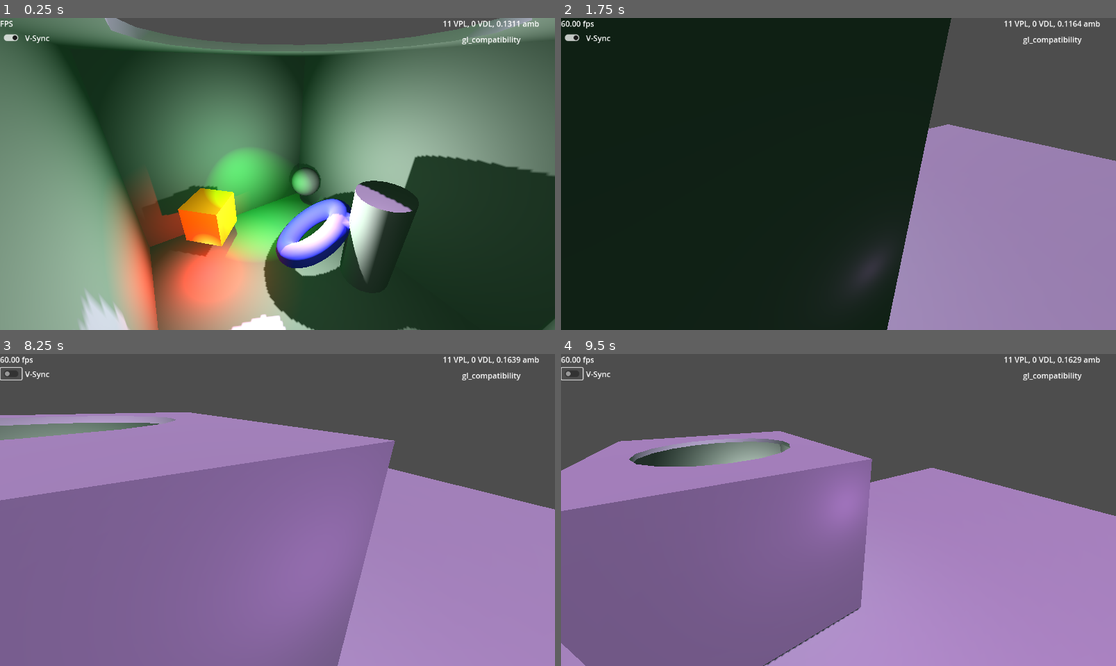
Above: before the commit, frames 1-4 (two rows, left to right).
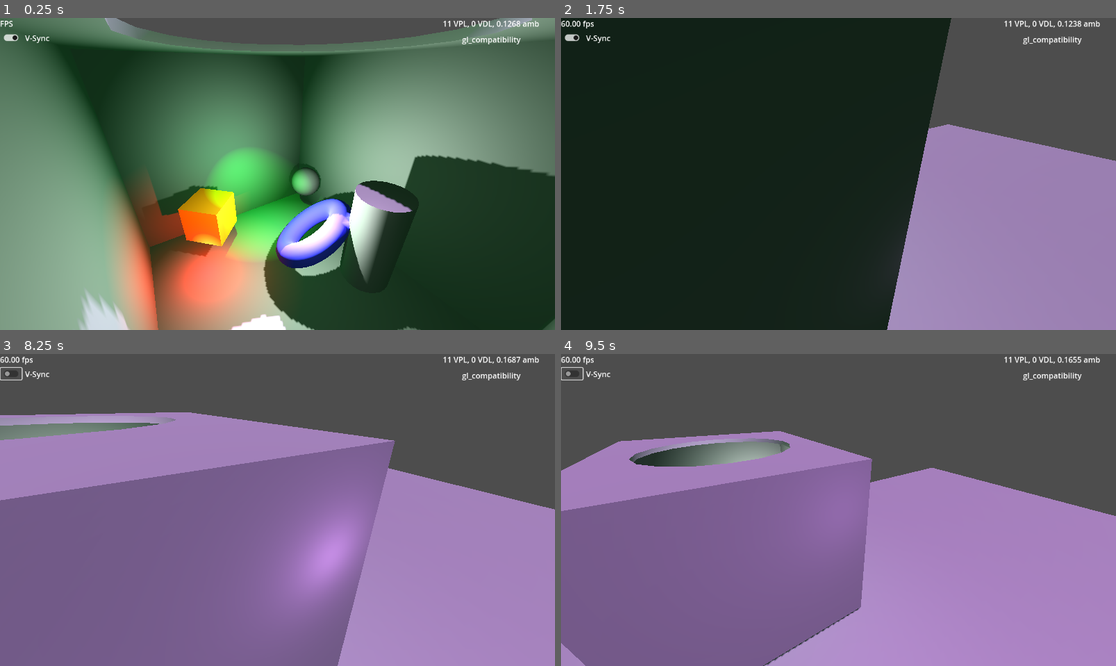
Above: after the commit, the same moments.

Repository: GregPickering/O1S_FauxGI
Game: Godot game, scene res://Scenes/scene_3d.tscn
Two runs of this game, one before a commit and one after it. Both use one fixed random seed, a clock stepped at 60 frames per second and the inputs below.
Inputs (mouse positions are in pixels of both pictures, inside the frame that each line leads up to):
- Up to frame 1 (0.25 s): no input
- Up to frame 2 (1.75 s): tap Enter at 0.5 s; move the mouse to (960, 158) at 0.52 s; hold D 0.53-1.25 s; tap G at 0.6 s; click (960, 158) at 0.67 s; drag from (727, 189) to (810, 236) at 1.27 s
- Up to frame 3 (8.25 s): click (11, 372) at 2 s; move the mouse to (333, 441) at 2.77 s; hold D 2.78-3.5 s; tap one key every 1.5 s from 2.85 s: E Q G E; drag from (249, 572) to (111, 463) at 3.52 s; move the mouse to (444, 556) at 4.27 s; hold A 4.28-5 s; drag from (111, 463) to (194, 432) at 5.02 s; move the mouse to (305, 510) at 5.77 s; hold S 5.78-6.5 s; click (305, 510) at 5.92 s; drag from (194, 432) to (166, 525) at 6.52 s; move the mouse to (399, 494) at 7.27 s; hold W 7.28-8 s; drag from (166, 525) to (249, 572) at 8.02 s
- Up to frame 4 (9.5 s): move the mouse to (894, 441) at 8.77 s; hold S from 8.78 s (still down); tap Q at 8.85 s

The runs differ from the first frame. In frame 1, less than 0.1% of the frame differs, in the area x 91-94%, y 0-3%; in frame 2, 0.2%; in frame 3, 1.3%, in the area x 54-94%, y 0-75%; in frame 4, less than 0.1%.

Commit message:
Can visualize VPL locations.
Can now visualize VPL locations.
Can now perform median-of-3 filtering.

Diff:
--- a/O1S_FauxGI/faux_gi.gd
+++ b/O1S_FauxGI/faux_gi.gd
@@ -47,6 +47,7 @@
 ## the colors for visualizing raycasts
 const ray_hit_color := Color.LIGHT_GREEN
 const ray_miss_color := Color.LIGHT_CORAL
+const vpl_vis_color := Color.RED
 
 @export_category( "Scene Integration" )
 ## The node containing all the lights we wish to GI-ify
@@ -64,6 +65,8 @@
 @export_range( 0.0, 100.0, 0.1 ) var percent_stable : float = 100.0
 ## Visualize the raycasts?
 @export var show_raycasts : bool = false
+## Visualize the VPLs?
+@export var show_vpls : bool = false
 
 @export_category( "Spot & Omni Lights" )
 ## How many VPLs to generate per source SpotLight3D, 1+
@@ -78,6 +81,8 @@
 			light_data_stale = true
 ## How many raycasts per VPL per _physics_process for spot and omni lights, 0+
 @export_range( 0, 100 ) var oversample : int = 8
+## Median-of-3 filtering
+@export var median_of_3 : bool = false
 ## Filter the VPLs over time (0=never update/infinite filtering, 1=instant update/no filtering)
 @export_range( 0.01, 1.0, 0.005, "exp") var temporal_filter : float = 0.5
 ## place the VPL (0=at light origin, 1=at intersection)
@@ -142,12 +147,13 @@
 enum ray_storage { energy, pos, norm, rad, color, dist_frac }
 enum renderer_type { forward_plus, mobile, gl_compatibility }
 
-# debug raycasts
+# visualize raycasts and VPL positions for debug
 var raycast_hits : PackedVector3Array = []
 var raycast_misses : PackedVector3Array = []
+var vpl_markers : PackedVector3Array = []
 @onready var draw_rays : ImmediateMesh = $RaycastDebug.mesh
 
-# are we running in the editor
+# info on how this is being used, these won't change during runtime
 var in_editor : bool = Engine.is_editor_hint()
 var render : renderer_type = renderer_type.get( RenderingServer.get_current_rendering_method() )
 
@@ -171,6 +177,7 @@
 	active_VDLs = 0
 	raycast_hits.clear()
 	raycast_misses.clear()
+	vpl_markers.clear()
 	var vis : bool = is_visible_in_tree()
 	if (bounce_gain >= 0.01) and vis:
 		# do I need to refresh all light data?
@@ -199,19 +206,24 @@
 
 	# the user may wish to display raycasts
 	draw_rays.clear_surfaces()
-	if show_raycasts:
-		if not raycast_hits.is_empty():
-			draw_rays.surface_begin( Mesh.PRIMITIVE_LINES )
-			for rce in raycast_hits:
-				draw_rays.surface_add_vertex( rce )
-			draw_rays.surface_set_color( ray_hit_color )
-			draw_rays.surface_end()
-		if not raycast_misses.is_empty():
-			draw_rays.surface_begin( Mesh.PRIMITIVE_LINES )
-			for rce in raycast_misses:
-				draw_rays.surface_add_vertex( rce )
-			draw_rays.surface_set_color( ray_miss_color )
-			draw_rays.surface_end()
+	if not raycast_hits.is_empty():
+		draw_rays.surface_begin( Mesh.PRIMITIVE_LINES )
+		for rce in raycast_hits:
+			draw_rays.surface_add_vertex( rce )
+		draw_rays.surface_set_color( ray_hit_color )
+		draw_rays.surface_end()
+	if not raycast_misses.is_empty():
+		draw_rays.surface_begin( Mesh.PRIMITIVE_LINES )
+		for rce in raycast_misses:
+			draw_rays.surface_add_vertex( rce )
+		draw_rays.surface_set_color( ray_miss_color )
+		draw_rays.surface_end()
+	if not vpl_markers.is_empty():
+		draw_rays.surface_begin( Mesh.PRIMITIVE_LINES )
+		for vplm in vpl_markers:
+			draw_rays.surface_add_vertex( vplm )
+		draw_rays.surface_set_color( vpl_vis_color )
+		draw_rays.surface_end()
 	# deactivate any VPLs that need it
 	if active_VPLs < last_active_VPLs:
 		for idx in range( active_VPLs, last_active_VPLs ):
@@ -243,6 +255,9 @@
 		environment_node.environment.ambient_light_color = base_ambient_color
 		environment_node.environment.ambient_light_energy = ambient_energy
 
+# median-of-3 filtering
+var VPL_med_1 : Dictionary[ Light3D, Dictionary ] = {}
+var VPL_med_2 : Dictionary[ Light3D, Dictionary ] = {}
 # cascaded exponential filtering
 var VPL_filt_1 : Dictionary[ Light3D, Dictionary ] = {}
 var VPL_filt_2 : Dictionary[ Light3D, Dictionary ] = {}
@@ -250,12 +265,16 @@
 
 func erase_light_data( light : Light3D ):
 	VPL_targets.erase( light )
+	VPL_med_1.erase( light )
+	VPL_med_2.erase( light )
 	VPL_filt_1.erase( light )
 	VPL_filt_2.erase( light )
 	VPL_filt_3.erase( light )
 
 func filter_and_emit_VPLs():
 	if light_data_stale:
+		VPL_med_1.clear()
+		VPL_med_2.clear()
 		VPL_filt_1.clear()
 		VPL_filt_2.clear()
 		VPL_filt_3.clear()
@@ -263,19 +282,42 @@
 	# cascaded exponential filtering
 	for light in VPL_targets:
 		if not VPL_filt_1.has( light ):
+			VPL_med_1[ light ] = VPL_targets[ light ].duplicate( true )
+			VPL_med_2[ light ] = VPL_targets[ light ].duplicate( true )
 			VPL_filt_1[ light ] = VPL_targets[ light ].duplicate( true )
 			VPL_filt_2[ light ] = VPL_targets[ light ].duplicate( true )
 			VPL_filt_3[ light ] = VPL_targets[ light ].duplicate( true )
 		for idx in VPL_targets[ light ]:
 			if not VPL_filt_1[ light ].has( idx ):
+				VPL_med_1[ light ][ idx ] = VPL_targets[ light ][ idx ].duplicate( true )
+				VPL_med_2[ light ][ idx ] = VPL_targets[ light ][ idx ].duplicate( true )
 				VPL_filt_1[ light ][ idx ] = VPL_targets[ light ][ idx ].duplicate( true )
 				VPL_filt_2[ light ][ idx ] = VPL_targets[ light ][ idx ].duplicate( true )
 				VPL_filt_3[ light ][ idx ] = VPL_targets[ light ][ idx ].duplicate( true )
 			for key in VPL_targets[ light ][ idx ]:
+				# median of 3
+				var newval = VPL_targets[ light ][ idx ][ key ]
+				if median_of_3:
+					# local copies
+					var m1 = VPL_med_1[ light ][ idx ][ key ]
+					var m2 = VPL_med_2[ light ][ idx ][ key ]
+					# update history
+					VPL_med_2[ light ][ idx ][ key ] = m1
+					VPL_med_1[ light ][ idx ][ key ] = newval
+					# filter
+					match typeof( newval ):
+						TYPE_FLOAT:
+							newval = (newval + m1 + m2 -
+								max( max( newval, m1 ), m2 ) -
+								min( min( newval, m1 ), m2 ) )
+						TYPE_VECTOR3:
+							newval = (newval + m1 + m2 -
+								newval.max( m1 ).max( m2 ) -
+								newval.min( m1 ).min( m2 ) )
 				# cascade in reverse order
 				VPL_filt_3[ light ][ idx ][ key ] = lerp(
 						VPL_filt_3[ light ][ idx ][ key ],
-						VPL_targets[ light ][ idx ][ key ],
+						newval, #VPL_targets[ light ][ idx ][ key ],
 						temporal_filter )
 				VPL_filt_2[ light ][ idx ][ key ] = lerp(
 						VPL_filt_2[ light ][ idx ][ key ],
@@ -332,6 +374,17 @@
 			avg_VPL[ ray_storage.energy ] = sum_energy
 		# just throw away the rest
 		preVPLs.resize( max_vpls )
+	# debug?
+	if show_vpls:
+		for preVPL in preVPLs:
+			var mid = to_local( preVPL[ ray_storage.pos ] )
+			var r = preVPL[ ray_storage.rad ] * 0.1
+			vpl_markers.push_back( mid + Vector3( -r,0,0 ) )
+			vpl_markers.push_back( mid + Vector3( +r,0,0 ) )
+			vpl_markers.push_back( mid + Vector3( 0,-r,0 ) )
+			vpl_markers.push_back( mid + Vector3( 0,+r,0 ) )
+			vpl_markers.push_back( mid + Vector3( 0,0,-r ) )
+			vpl_markers.push_back( mid + Vector3( 0,0,+r ) )
 	# finally add the VPLs
 	active_VPLs = 0
 	for preVPL in preVPLs:
--- a/Scenes/scene_3d.tscn
+++ b/Scenes/scene_3d.tscn
@@ -9,8 +9,8 @@
 
 [sub_resource type="Environment" id="Environment_q5cge"]
 ambient_light_source = 2
-ambient_light_color = Color(0.65167, 0.942439, 0.716874, 1)
-ambient_light_energy = 0.165498
+ambient_light_color = Color(0.682196, 0.92979, 0.744056, 1)
+ambient_light_energy = 0.149237
 tonemap_mode = 3
 volumetric_fog_density = 0.271
 
@@ -30,11 +30,11 @@
 label_node = NodePath("../UICanvas/FauxGIStatusLabel")
 bounce_gain = 1.0
 percent_stable = 75.0
-temporal_filter = 0.1
+temporal_filter = 0.25
 environment_node = NodePath("../WorldEnvironment")
 
 [node name="SpinSpot" type="Node3D" parent="."]
-transform = Transform3D(-0.879026, 0, -0.476774, 0, 1, 0, 0.476774, 0, -0.879026, 0, 0, 0)
+transform = Transform3D(0.472535, 0, 0.881312, 0, 1, 0, -0.881312, 0, 0.472535, 0, 0, 0)
 script = ExtResource("3_ok1gl")
 speed = -1.795
 
@@ -52,7 +52,7 @@
 shadow_enabled = true
 
 [node name="SpinDir" type="Node3D" parent="."]
-transform = Transform3D(0.243981, 0, 0.96978, 0, 1, 0, -0.96978, 0, 0.243981, 0, 0, 0)
+transform = Transform3D(-0.968446, 0, -0.249224, 0, 1, 0, 0.249224, 0, -0.968446, 0, 0, 0)
 script = ExtResource("3_ok1gl")
 speed = 0.42
 
@@ -143,7 +143,7 @@
 offset_left = -261.0
 offset_bottom = 23.0
 grow_horizontal = 0
-text = "11 VPL, 0 VDL, 0.1655 amb "
+text = "11 VPL, 0 VDL, 0.1492 amb "
 horizontal_alignment = 1
 
 [node name="RendererLabel" type="Label" parent="UICanvas"]
